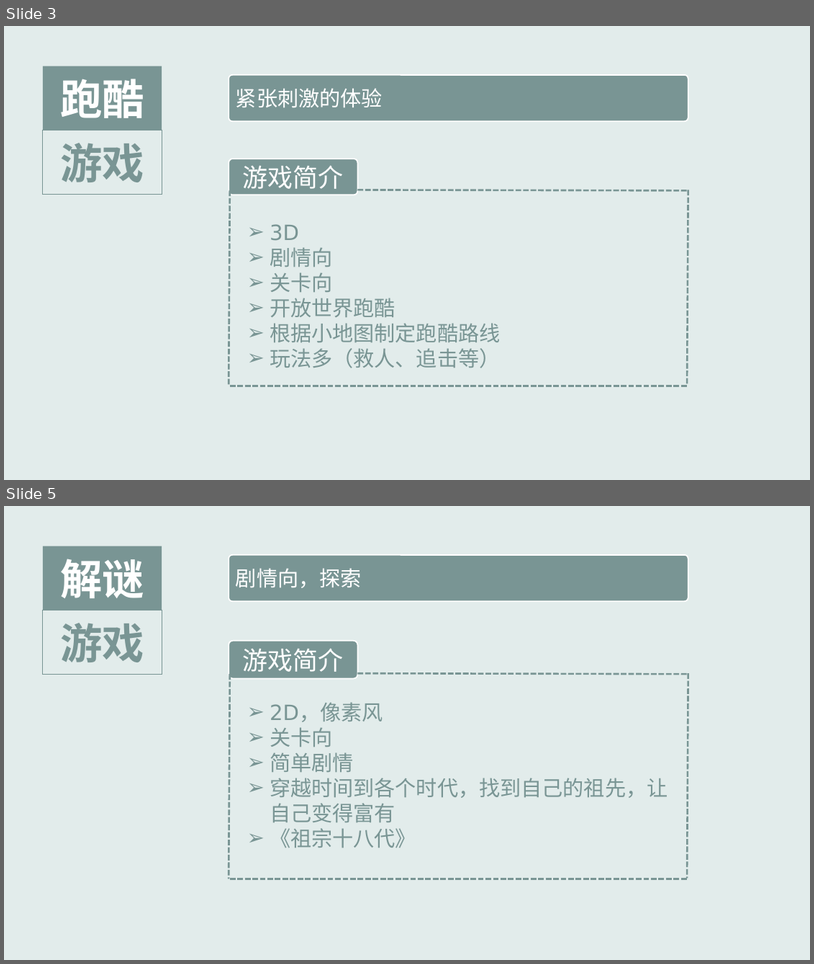
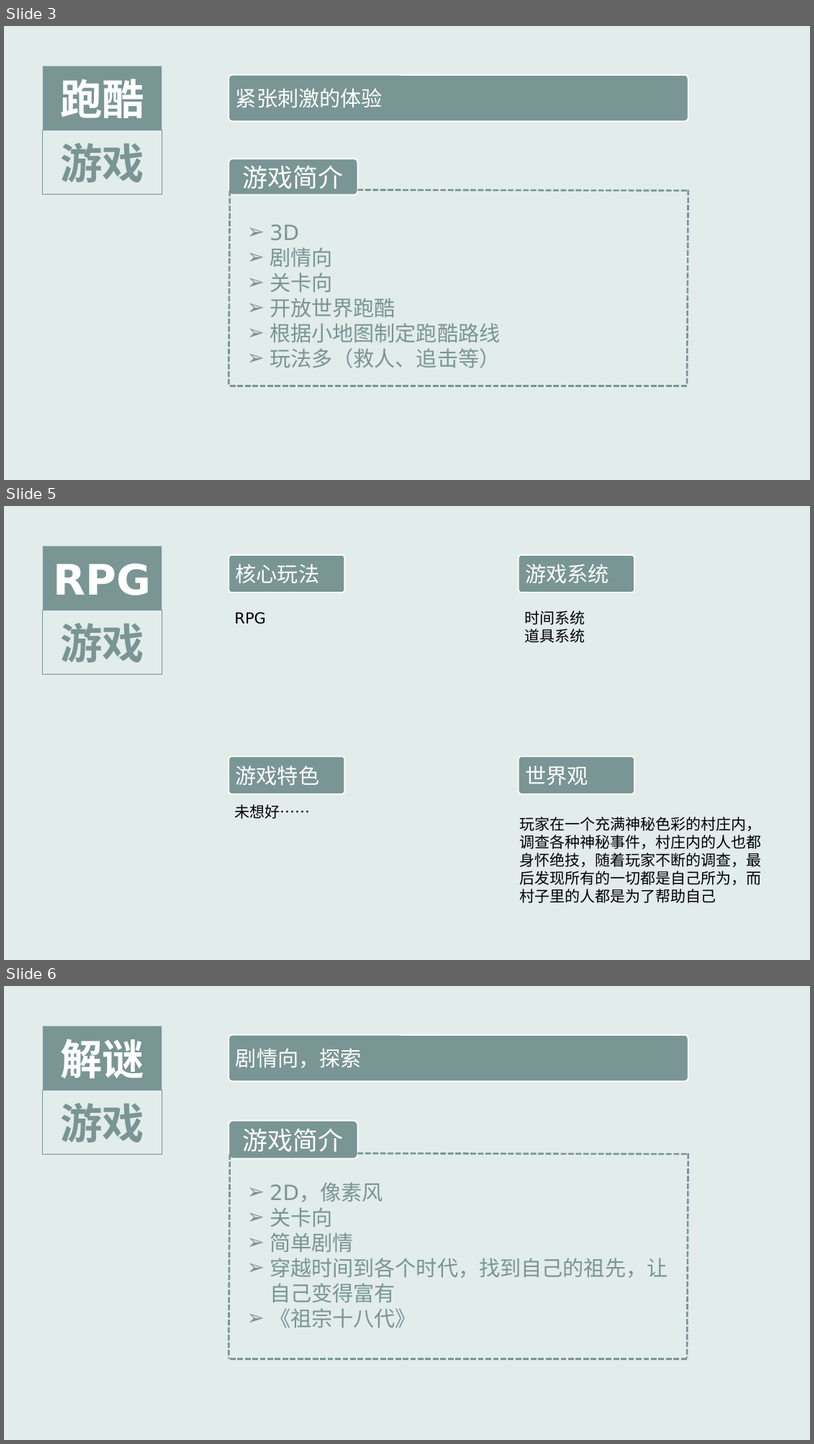
Before and after one commit to ThreePeopleGame/Death, a slide deck: Share/游戏想法_李硕.pptx. Shown one above the other, each under a label of ours: slides 3 and 5 before the commit, slides 3, 5 and 6 after it; the slides between them are not shown. The pictures are 814x964 and 814x1444 pixels, drawn with LibreOffice and Linux fonts; fonts in the diff are those of the drawing. Boxes give left, top, right and bottom in pixels: in the first picture for what was removed or moved away, otherwise in the second. Text is boxed around its words. In the diff, an @@ line names an element or a change of style, - is before the commit and + after.

```diff
--- a/Share/游戏想法_李硕.pptx
+++ b/Share/游戏想法_李硕.pptx
@@ slide 5 added at [4,506,810,960], background #E2ECEB @@
@@ rectangle added at [43,546,162,610], fill #799594, 50 pt, text #FFFFFF, bold @@
+RPG
@@ rounded rectangle added at [229,555,345,592], fill #799594, outline #FFFFFF 1.5 pt, 25 pt, text #FFFFFF @@
+核心玩法
@@ rounded rectangle added at [519,555,635,592], fill #799594, outline #FFFFFF 1.5 pt, 25 pt, text #FFFFFF @@
+游戏系统
@@ rectangle added at [43,610,162,674], fill #E2ECEB at 90% opacity, outline #799594 1 pt, 50 pt, text #799594, bold @@
+游戏
@@ text added at [234,612,265,624], 18 pt, text #000000 @@
+RPG
@@ text added at [525,610,585,643], 18 pt, text #000000 @@
+时间系统
+道具系统
@@ rounded rectangle added at [229,757,345,794], fill #799594, outline #FFFFFF 1.5 pt, 25 pt, text #FFFFFF @@
+游戏特色
@@ rounded rectangle added at [519,757,635,794], fill #799594, outline #FFFFFF 1.5 pt, 25 pt, text #FFFFFF @@
+世界观
@@ text added at [234,804,310,818], 18 pt, text #000000 @@
+未想好……
@@ text added at [520,816,762,903], 18 pt, text #000000 @@
+玩家在一个充满神秘色彩的村庄内，调查各种神秘事件，村庄内的人也都身怀绝技，随着玩家不断的调查，最后发现所有的一切都是自己所为，而村子里的人都是为了帮助自己
@@ what was slide 5 is now slide 6 @@
```
Also in this commit, not shown: 1 slide changed, 4 other files.
